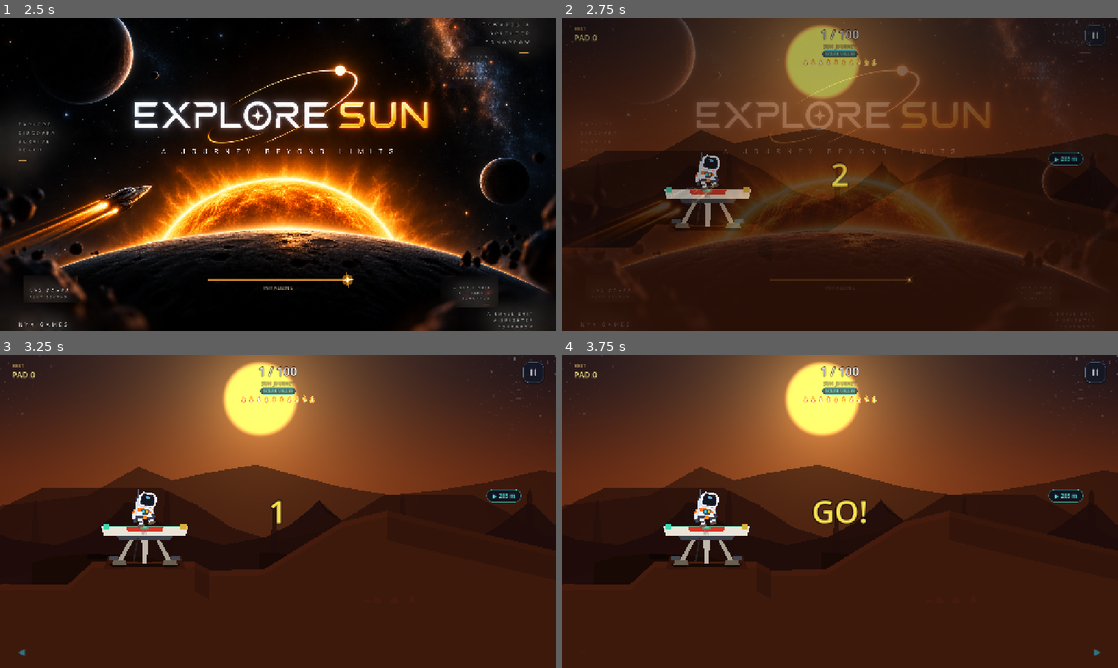
Above: before the commit, frames 1-4 (two rows, left to right).
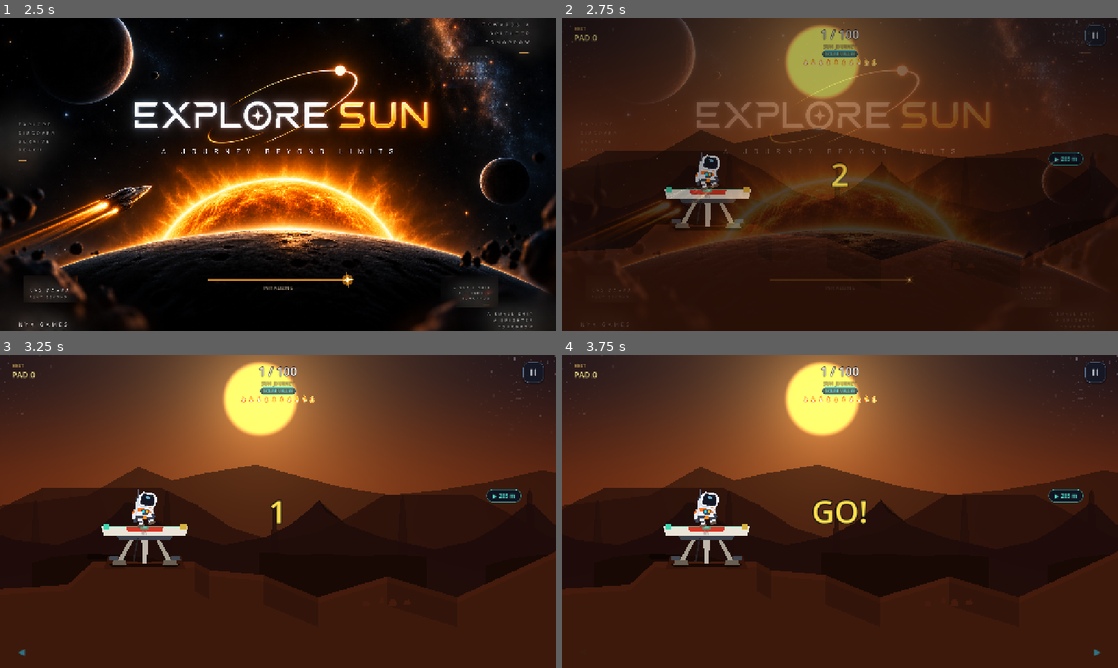
Above: after the commit, the same moments.

Repository: Tamizharuvi2006/space-adventure
Game: Godot game, scene res://scenes/main.tscn
The game is run twice, just before and just after one commit, with the same random seed, the same clock (stepped at 60 frames per second) and the same inputs. Sound files missing from this copy of the repository are replaced by a short silence.
Inputs (mouse positions are in pixels of both pictures, inside the frame that each line leads up to):
- Up to frame 1 (2.5 s): tap Enter at 0.5 s; move the mouse to (400, 158) at 0.52 s; hold D 0.53-1.25 s; tap R at 0.6 s; click (400, 158) at 0.67 s; tap Space at 0.77 s; click (533, 36) at 1.25 s; click "↺ RETRY" (after the commit: "↺ RESTART") at 2 s
- Up to frame 2 (2.75 s): no input
- Up to frame 3 (3.25 s): drag from (166, 527) to (250, 574) at 2.77 s
- Up to frame 4 (3.75 s): tap Space at 3.5 s; move the mouse to (895, 442) at 3.52 s; hold D from 3.53 s (still down); hold E from 3.53 s (still down)

Frame 1 is identical in both runs. In frame 2, 0.3% of the frame differs, in the area x 5-93%, y 53-78%; in frame 3, 6.2%, in the area x 0-100%, y 53-78%; in frame 4, 6.2%.

Commit message:
feat: add menu restart button to restart from Pad 1 and ensure terrain collision safety

Diff:
--- a/scenes/hud.tscn
+++ b/scenes/hud.tscn
@@ -644,6 +644,18 @@
 theme_override_font_sizes/font_size = 22
 text = "▶ PLAY"
 
+[node name="MenuRestartButton" type="Button" parent="MainMenu/VBox"]
+visible = false
+custom_minimum_size = Vector2(230, 48)
+layout_mode = 2
+size_flags_horizontal = 4
+focus_mode = 0
+theme_override_styles/normal = SubResource("StyleBoxFlat_btn_secondary_normal")
+theme_override_styles/hover = SubResource("StyleBoxFlat_btn_secondary_hover")
+theme_override_styles/pressed = SubResource("StyleBoxFlat_btn_secondary_pressed")
+theme_override_font_sizes/font_size = 18
+text = "↺ RESTART FROM 1"
+
 [node name="PauseMenu" type="ColorRect" parent="."]
 visible = false
 anchors_preset = 15
@@ -722,7 +734,7 @@
 theme_override_styles/hover = SubResource("StyleBoxFlat_btn_secondary_hover")
 theme_override_styles/pressed = SubResource("StyleBoxFlat_btn_secondary_pressed")
 theme_override_font_sizes/font_size = 19
-text = "↺ RETRY"
+text = "↺ RESTART"
 
 [node name="PauseHomeButton" type="Button" parent="PauseMenu/VBox"]
 custom_minimum_size = Vector2(220, 48)
--- a/scripts/hud.gd
+++ b/scripts/hud.gd
@@ -5,6 +5,7 @@
 signal pause_game_requested
 signal resume_game_requested
 signal retry_game_requested
+signal restart_game_requested
 signal home_game_requested
 
 # UI sections
@@ -44,6 +45,7 @@
 # Menu components
 @onready var menu_best_label: Label = $MainMenu/VBox/MenuBestLabel
 @onready var play_button: Button = $MainMenu/VBox/PlayButton
+@onready var menu_restart_button: Button = $MainMenu/VBox.get_node_or_null("MenuRestartButton")
 @onready var resume_button: Button = $PauseMenu/VBox/ResumeButton
 @onready var pause_retry_button: Button = $PauseMenu/VBox/PauseRetryButton
 @onready var pause_home_button: Button = $PauseMenu/VBox/PauseHomeButton
@@ -85,7 +87,9 @@
 	play_button.pressed.connect(func(): _play_ui_click(); emit_signal("play_game_requested"))
 	pause_button.pressed.connect(func(): _play_ui_click(); emit_signal("pause_game_requested"))
 	resume_button.pressed.connect(func(): _play_ui_click(); emit_signal("resume_game_requested"))
-	pause_retry_button.pressed.connect(func(): _play_ui_click(); emit_signal("retry_game_requested"))
+	pause_retry_button.pressed.connect(func(): _play_ui_click(); emit_signal("restart_game_requested"))
+	if menu_restart_button:
+		menu_restart_button.pressed.connect(func(): _play_ui_click(); emit_signal("restart_game_requested"))
 	pause_home_button.pressed.connect(func(): _play_ui_click(); emit_signal("home_game_requested"))
 	game_over_retry_button.pressed.connect(func(): _play_ui_click(); emit_signal("retry_game_requested"))
 	game_over_home_button.pressed.connect(func(): _play_ui_click(); emit_signal("home_game_requested"))
@@ -434,11 +438,19 @@
 	else:
 		offscreen_indicator.modulate.a = move_toward(offscreen_indicator.modulate.a, 0.0, 8.0 * delta)
 
-func show_main_menu(best_pad_count: int) -> void:
+func show_main_menu(best_pad_count: int, checkpoint_idx: int = 1) -> void:
 	clear_touch_inputs()
 	main_menu.visible = true
 	main_menu.modulate.a = 1.0
 	menu_best_label.text = "BEST PAD %d" % best_pad_count
+	if checkpoint_idx > 1:
+		play_button.text = "▶ CONTINUE (PAD %d)" % checkpoint_idx
+		if menu_restart_button:
+			menu_restart_button.visible = true
+	else:
+		play_button.text = "▶ PLAY"
+		if menu_restart_button:
+			menu_restart_button.visible = false
 
 	gameplay_hud.visible = false
 	pause_menu.visible = false
--- a/scripts/main.gd
+++ b/scripts/main.gd
@@ -39,6 +39,7 @@
 	hud.pause_game_requested.connect(_on_pause_game_requested)
 	hud.resume_game_requested.connect(_on_resume_game_requested)
 	hud.retry_game_requested.connect(_on_retry_game_requested)
+	hud.restart_game_requested.connect(_on_restart_game_requested)
 	hud.home_game_requested.connect(_on_home_game_requested)
 
 	player.landed_safely.connect(_on_player_landed)
@@ -159,7 +160,7 @@
 		camera.set_process(true)
 
 	restore_checkpoint_state(current_checkpoint)
-	hud.show_main_menu(best_pad)
+	hud.show_main_menu(best_pad, current_checkpoint)
 	current_state = GameState.MAIN_MENU
 	player.set_control_enabled(false)
 	print("[GAME_STATE] Transitioned to MAIN_MENU")
@@ -213,6 +214,26 @@
 		music_manager.on_resume()
 	_start_countdown_and_play()
 	print("[GAME_STATE] Retried from checkpoint PAD %d -> targeting PAD %d" % [current_checkpoint, current_checkpoint + 1])
+
+func _on_restart_game_requested() -> void:
+	get_tree().paused = false
+	hud.hide_pause_menu()
+	hud.hide_game_over()
+	current_checkpoint = 1
+	current_pad = 1
+	consecutive_perfects = 0
+	has_shown_journey_complete = false
+	save_game_progress()
+
+	world_gen.initialize_world(player)
+	restore_checkpoint_state(1)
+
+	if music_manager:
+		music_manager.on_resume()
+		music_manager.on_zone_changed(0)
+
+	_start_countdown_and_play()
+	print("[GAME_STATE] Restarted journey from PAD 1!")
 
 func _on_home_game_requested() -> void:
 	if music_manager:
--- a/scripts/terrain_generator.gd
+++ b/scripts/terrain_generator.gd
@@ -798,9 +798,22 @@
 
 	var dx = shelf_bl - start_x
 	var max_y = maxf(footing_ya, footing_yb)
-	# Fix 4: Scale dip with gap distance so long glides show dramatically deeper gorges.
-	# Previously capped at 95px — now scales up to 220px for long milestone flights.
-	var dip = clampf(dx * 0.10, 55.0, 220.0)
+
+	# Tailor dip depth per motif so gorges feel distinct and appropriate
+	var dip: float = 60.0
+	match motif:
+		FormationType.MESA:
+			dip = clampf(dx * 0.05, 30.0, 65.0)
+		FormationType.CRATER_RIM:
+			dip = clampf(dx * 0.08, 40.0, 120.0)
+		FormationType.VALLEY_SHELF:
+			dip = clampf(dx * 0.12, 60.0, 220.0)
+		FormationType.CLIFF_LEFT, FormationType.CLIFF_RIGHT:
+			dip = clampf(dx * 0.10, 50.0, 180.0)
+		FormationType.MOUNTAIN_PEAK:
+			dip = clampf(dx * 0.10, 55.0, 180.0)
+		_:
+			dip = clampf(dx * 0.08, 45.0, 150.0)
 
 	var surface_points: PackedVector2Array = []
 	surface_points.append(Vector2(start_x, footing_ya))
@@ -826,12 +839,14 @@
 			surface_points.append(Vector2(shelf_bl - 22.0, footing_yb + 22.0))
 
 		FormationType.MOUNTAIN_PEAK:
-			# Terrain rises to a narrow ridge crest in the middle — steep both sides
-			var ridge_y = minf(footing_ya, footing_yb) - dip * 0.45  # Ridge ABOVE both pads
-			surface_points.append(Vector2(start_x + dx * 0.18, footing_ya + dip * 0.20))
-			surface_points.append(Vector2(start_x + dx * 0.38, ridge_y + dip * 0.30))
-			surface_points.append(Vector2(start_x + dx * 0.50, ridge_y))              # Narrow ridge crest
-			surface_points.append(Vector2(start_x + dx * 0.62, ridge_y + dip * 0.30))
+			# Terrain dips into flanking gorges, with a prominent central ridge crest between them.
+			# CRITICAL COLLISION SAFETY: ridge_y stays safely below pad footings so it never obstructs flight.
+			var ridge_y = max_y + 35.0
+			var floor_y = max_y + dip
+			surface_points.append(Vector2(start_x + dx * 0.18, footing_ya + dip * 0.35))
+			surface_points.append(Vector2(start_x + dx * 0.32, floor_y * 0.88 + ridge_y * 0.12))
+			surface_points.append(Vector2(start_x + dx * 0.50, ridge_y))              # Central ridge crest
+			surface_points.append(Vector2(start_x + dx * 0.68, floor_y * 0.88 + ridge_y * 0.12))
 			surface_points.append(Vector2(shelf_bl - 55.0, footing_yb + 55.0))
 			surface_points.append(Vector2(shelf_bl - 22.0, footing_yb + 20.0))
 
--- /dev/null
+++ b/tests/test_restart_and_collision_safety.gd
@@ -0,0 +1,115 @@
+extends SceneTree
+
+const MainScene = preload("res://scenes/main.tscn")
+const SunZoneData = preload("res://scripts/planet_data.gd")
+const SolarTerrainGenerator = preload("res://scripts/terrain_generator.gd")
+
+func _init() -> void:
+	call_deferred("_run_tests")
+
+func _run_tests() -> void:
+	print("\n=======================================================")
+	print("   TEST: RESTART BUTTON FROM 1 & COLLISION SAFETY      ")
+	print("=======================================================\n")
+
+	# ─────────────────────────────────────────────────────────────
+	# TEST 1: Collision Safety across all terrain motifs
+	# ─────────────────────────────────────────────────────────────
+	print("--- TEST 1: Terrain Motif Flight Corridor Collision Safety ---")
+	var dummy_root = Node2D.new()
+	root.add_child(dummy_root)
+	var terrain_gen = SolarTerrainGenerator.new()
+	dummy_root.add_child(terrain_gen)
+
+	# Mock two platforms at arbitrary heights
+	var platform_scene = preload("res://scenes/platform.tscn")
+	var pad_a = platform_scene.instantiate() as SolarPlatform
+	var pad_b = platform_scene.instantiate() as SolarPlatform
+	dummy_root.add_child(pad_a)
+	dummy_root.add_child(pad_b)
+	pad_a.platform_index = 1
+	pad_a.global_position = Vector2(500.0, 400.0)
+	pad_a.set_platform_width(180.0)
+	pad_b.platform_index = 2
+	pad_b.global_position = Vector2(1700.0, 380.0)
+	pad_b.set_platform_width(160.0)
+
+	var motifs = [
+		SolarTerrainGenerator.FormationType.MESA,
+		SolarTerrainGenerator.FormationType.VALLEY_SHELF,
+		SolarTerrainGenerator.FormationType.CLIFF_LEFT,
+		SolarTerrainGenerator.FormationType.CLIFF_RIGHT,
+		SolarTerrainGenerator.FormationType.MOUNTAIN_PEAK,
+		SolarTerrainGenerator.FormationType.CRATER_RIM
+	]
+
+	var pad_min_y = minf(pad_a.global_position.y, pad_b.global_position.y) # higher on screen
+
+	for m in motifs:
+		terrain_gen.build_canyon_segment(pad_a, pad_b, m)
+		var chunk = terrain_gen.active_chunks[2]
+		assert(chunk != null, "Chunk must exist for Pad 2")
+		var rock_body = chunk.get_node_or_null("RockBody") as Polygon2D
+		assert(rock_body != null, "RockBody polygon must exist")
+
+		# Verify all surface points are safely below the pads (greater Y in Godot)
+		for pt in rock_body.polygon:
+			# abyss points have y = 3600.0, surface points must be > pad_min_y + 40.0
+			assert(pt.y > pad_min_y + 40.0, "Motif %s generated a point at Y=%.1f which intrudes above pad corridor (min_y=%.1f)!" % [m, pt.y, pad_min_y])
+		print("  ✅ Motif %d verified: All polygon vertices safely beneath flight corridor." % m)
+
+	dummy_root.queue_free()
+
+	# ─────────────────────────────────────────────────────────────
+	# TEST 2: Restart from 1 via HUD signal
+	# ─────────────────────────────────────────────────────────────
+	print("\n--- TEST 2: Restart From 1 Functionality ---")
+	var main_node = MainScene.instantiate() as SolarMain
+	root.add_child(main_node)
+	await process_frame
+	await process_frame
+
+	# Simulate having progressed to Pad 15 with Best Pad 20
+	main_node.current_checkpoint = 15
+	main_node.current_pad = 15
+	main_node.best_pad = 20
+	main_node.save_game_progress()
+	print("  Simulated save state: Checkpoint Pad 15, Best Pad 20")
+
+	# Trigger restart request (as if clicking Restart in Pause Menu or Main Menu)
+	main_node.hud.emit_signal("restart_game_requested")
+	await process_frame
+	await process_frame
+
+	assert(main_node.current_checkpoint == 1, "After restart, current_checkpoint must be 1, got %d" % main_node.current_checkpoint)
+	assert(main_node.current_pad == 1, "After restart, current_pad must be 1, got %d" % main_node.current_pad)
+	assert(main_node.best_pad == 20, "High score best_pad must be preserved (20), got %d" % main_node.best_pad)
+	assert(main_node.player.target_platform_ref.platform_index == 2, "Target platform after restart must be Pad 2, got %d" % main_node.player.target_platform_ref.platform_index)
+
+	# Verify disk save was updated to checkpoint 1
+	var loaded_save = main_node._load_raw_save_data()
+	assert(int(loaded_save["checkpoint_pad"]) == 1, "Saved checkpoint on disk must be 1, got %s" % str(loaded_save["checkpoint_pad"]))
+	assert(int(loaded_save["best_pad"]) == 20, "Saved best_pad on disk must be 20, got %s" % str(loaded_save["best_pad"]))
+	print("  ✅ Disk save verified: Checkpoint reset to 1, Best pad preserved at 20.")
+
+	# ─────────────────────────────────────────────────────────────
+	# TEST 3: MainMenu Continue / Restart button visibility
+	# ─────────────────────────────────────────────────────────────
+	print("\n--- TEST 3: MainMenu Dynamic Continue & Restart Buttons ---")
+	# When checkpoint is 1
+	main_node.hud.show_main_menu(20, 1)
+	assert(main_node.hud.play_button.text == "▶ PLAY", "Play button should say '▶ PLAY' when checkpoint is 1")
+	if main_node.hud.menu_restart_button:
+		assert(not main_node.hud.menu_restart_button.visible, "MenuRestartButton should be hidden when checkpoint is 1")
+
+	# When checkpoint > 1 (e.g. 15)
+	main_node.hud.show_main_menu(20, 15)
+	assert("CONTINUE" in main_node.hud.play_button.text, "Play button should say CONTINUE when checkpoint > 1")
+	if main_node.hud.menu_restart_button:
+		assert(main_node.hud.menu_restart_button.visible, "MenuRestartButton should be visible when checkpoint > 1")
+	print("  ✅ MainMenu dynamic buttons verified.")
+
+	# Clean up
+	main_node.queue_free()
+	print("\n🎉 ALL TESTS PASSED SUCCESSFULLY! 🎉\n")
+	quit(0)
